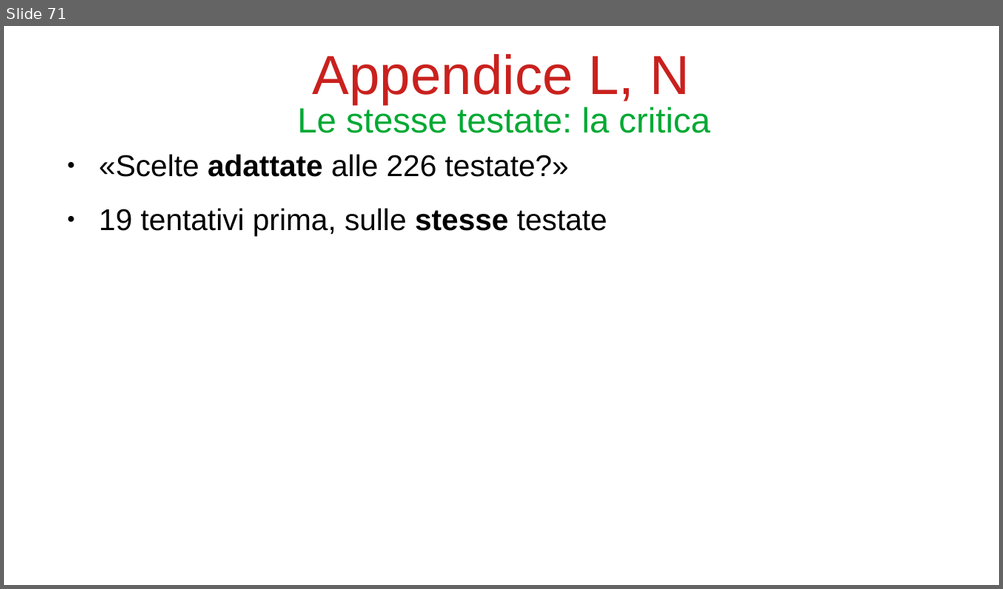
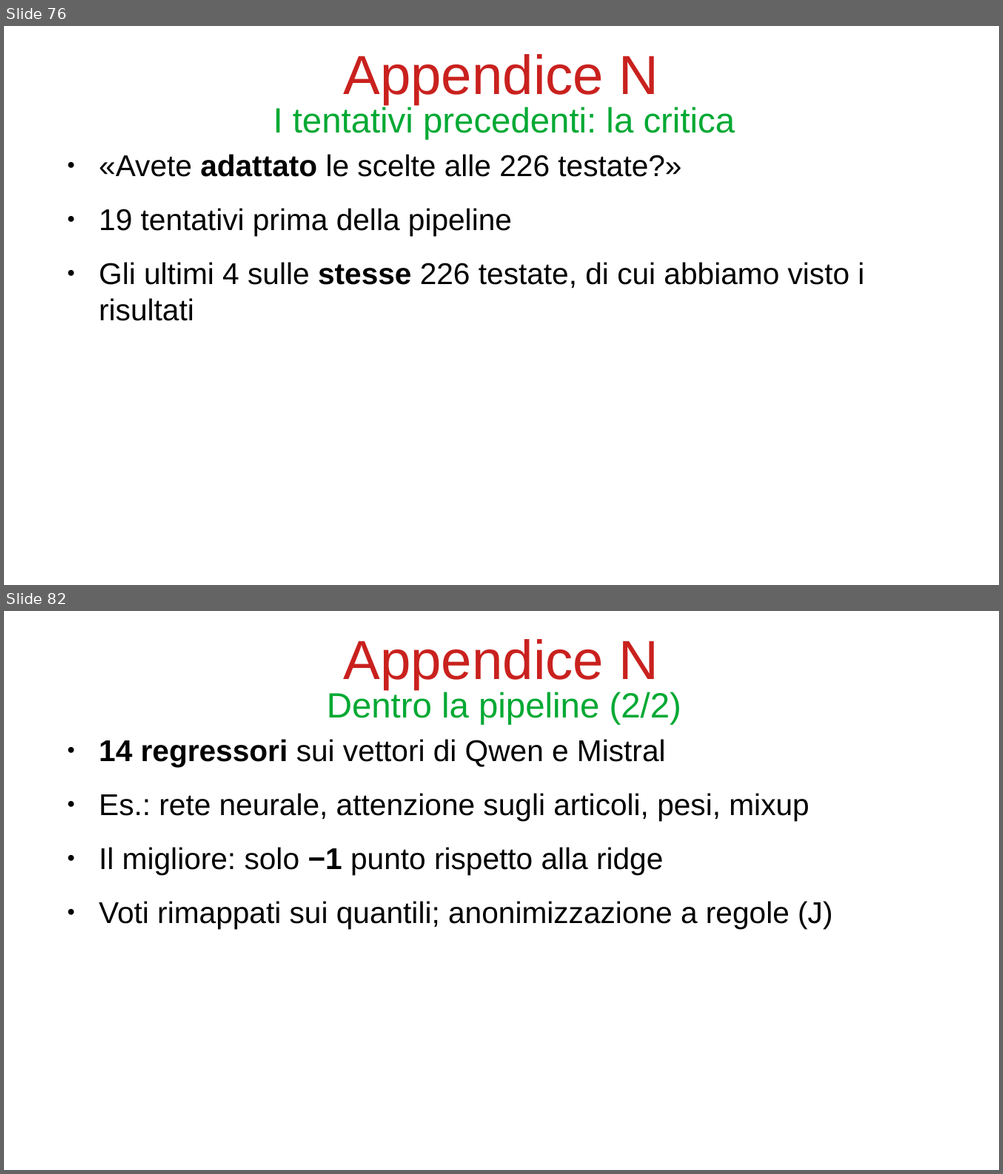
Before and after one commit to bianchi-john/PublisherClassification, a slide deck: Presentazioni/Paper rivista/PaperRivista.odp. Shown one above the other, each under a label of ours: slide 71 before the commit, slides 76 and 82 after it; the slides between them are not shown. The pictures are 1003x589 and 1003x1174 pixels, drawn with LibreOffice and Linux fonts; fonts in the diff are those of the drawing. Boxes give left, top, right and bottom in pixels: in the first picture for what was removed or moved away, otherwise in the second. Text is boxed around its words. In the diff, an @@ line names an element or a change of style, - is before the commit and + after.

```diff
--- a/Presentazioni/Paper rivista/PaperRivista.odp
+++ b/Presentazioni/Paper rivista/PaperRivista.odp
@@ slide 82 added at box(4, 611, 999, 1170), background #FFFFFF @@
@@ title added at box(343, 639, 659, 689), 44 pt, text #C9211E @@
+Appendice N
@@ title added at box(327, 690, 681, 725), 28 pt, text #00A933 @@
+Dentro la pipeline (2/2)
@@ text added at box(99, 739, 832, 928), 24 pt, text #000000 @@
+● 14 regressori sui vettori di Qwen e Mistral
+● Es.: rete neurale, attenzione sugli articoli, pesi, mixup
+● Il migliore: solo −1 punto rispetto alla ridge
+● Voti rimappati sui quantili; anonimizzazione a regole (J)
@@ what was slide 71 is now slide 76 @@
@@ slide 76 changed as well @@
@@ title at box(343, 54, 659, 104): text changed @@
-Appendice L, N
+Appendice N
@@ title at box(273, 105, 735, 140): text changed @@
-Le stesse testate: la critica
+I tentativi precedenti: la critica
@@ text at box(99, 154, 864, 321): text changed @@
-● «Scelte adattate alle 226 testate?»
-● 19 tentativi prima, sulle stesse testate
+● «Avete adattato le scelte alle 226 testate?»
+● 19 tentativi prima della pipeline
+● Gli ultimi 4 sulle stesse 226 testate, di cui abbiamo visto i risultati
```
Also in this commit, not shown: 10 other slides changed, 10 other slides added, 5 slides removed, 36 other files.
